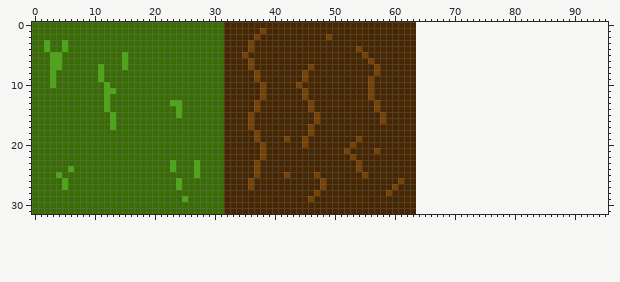
Sprite sheet -- resources/floor1.png. The picture above was drawn from the file before the commit.
The file is 64x32 pixels. The old version is drawn lined up with the new one, on the new canvas.
The result:
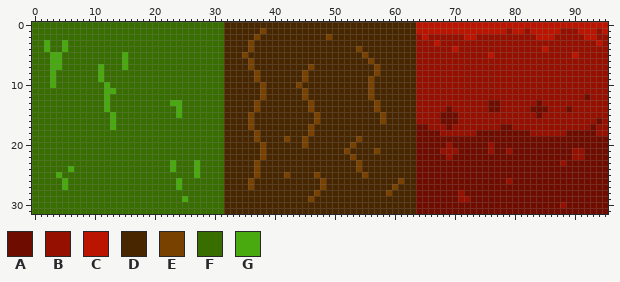
Palette (. is transparent): A #6f0c00  B #951000  C #bb1400  D #482700  E #794100  F #386d00  G #49aa10
Diff:
canvas 64x32 -> 96x32
Changed rows in their new state; - is an unchanged pixel.
first column x 64:
 0 CCCCCCCCCCCCCCCCCCCCCCCCCCCCCCCC
 1 CCCCCCCCCCCCCCCBCCBCCCCCBBBCCCBC
 2 BCBBBBBBCCBBBBBBBBBBCCCBBBBBCCBB
 3 BBBCBBBBBBBBBBBBBBBBBBBBBBBBBBCB
 4 BBBBBBCBBBBBBBBBBBBBBCBBBBBBBBBB
 5 BBBBBBBBBBBBCBBBBBBBBBBBBBCBBBBB
 6 BBBBBBBBBBBBBBBBBBBBBBBBBBBBBBBB
 7 BBBBBBBBBBBBBBBBBBBBBBBBBBBBBBBB
 8 BBBBBBBBBBBBBBBBBBBBBBBBBBBBBBBB
 9 BBBBBBBBBBBBBBBBBBBBBBBBBBBBBBBB
10 BBBBBBBBBBBBBBBBBBBBBBBBBBBBBBBB
11 BBBBBBBBBBBBBBBBBBBBBBBBBBBBBBBB
12 BBBBBBBBBBBBBBBBBBBBBBBBBBBBABBB
13 BBBBBBBBBBBBAABBBBBBABBBBBBBBBBB
14 BBBBBABBBBBBAABBBBBAAABBBABBBBBB
15 BBBBAAABBBBBBBBBBBBBABBBBBBBBBBB
16 BBBBAAABBBBBBBBBBBBBBBBBBBBBBBAB
17 AABBBABBBBBBBBAABBBBBBBBBBBBBABB
18 AAAABBBBBBAAAAAAAAABBBBBBAAAAABB
19 AAAAAAAAAAAAAAAAAAAAAAAAAAAAAAAA
20 AAAAABAAAAAABAAAAAAAAAAAAAAAAAAA
21 AAAABBBAAAAABAABAAAAAAAAAABBAAAA
22 AAAAABAAAAAAAAAAAAAAAAAAAABBAAAA
23 AAAAAAAAAAAAAAAAAAAAAAAABAAAAAAA
24 AAAAAAAAAAAAAAAAAAAAAAAAAAAAAAAA
25 AAAAAAAAAAAAAAAAAAAAAAAAAAAAAAAA
26 AAAAAAAAAAAAAAABAAAAAAAAAAAAAAAA
27 AAAAAAAAAAAAAAAAAAAAAAAAAAAAAAAA
28 AAAAAAABAAAAAAAAAAAAAAAAAAAAAAAA
29 AAAAAAABBAAAAAAAAAAAAAAAAAAAAAAA
30 AAAAAAAAAAAAAAAAAAAAAAAABAAAAAAA
31 AAAAAAAAAAAAAAAAAAAAAAAAAAAAAAAA
